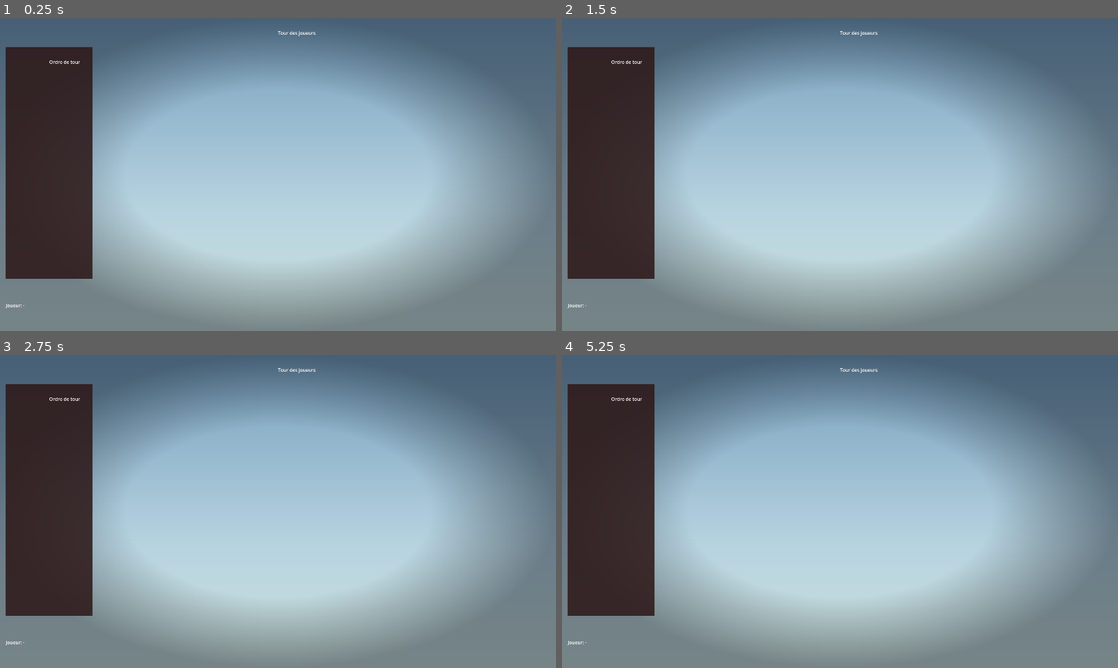
Above: before the commit, frames 1-4 (two rows, left to right).
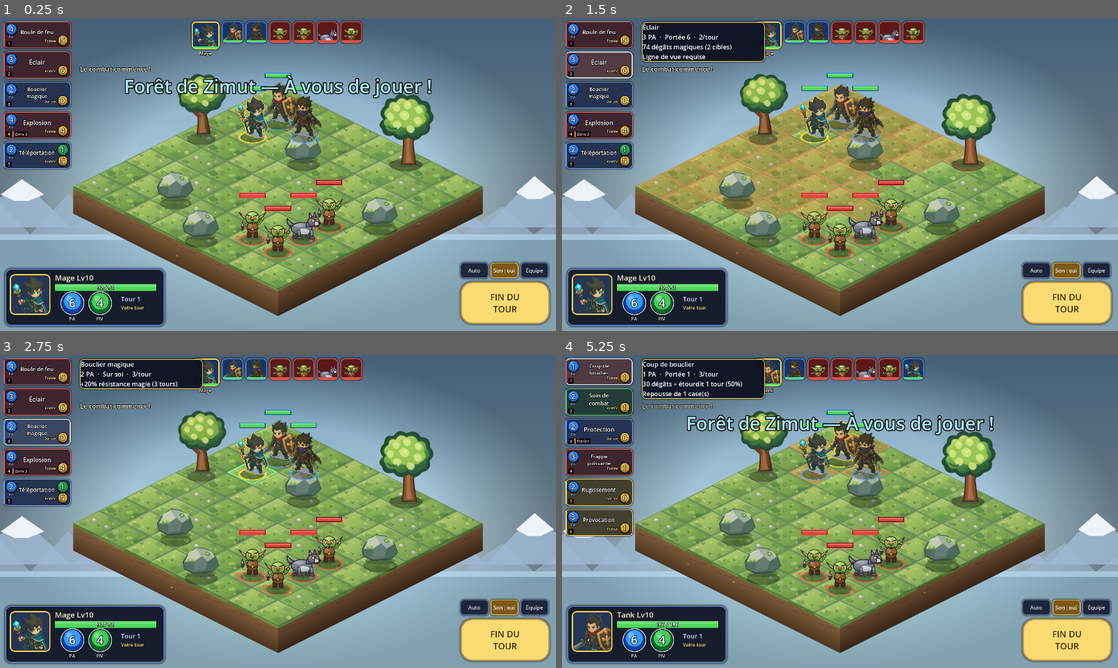
Above: after the commit, the same moments.

Repository: CharlieG42/Zimut
Game: Godot game, scene res://scenes/Main.tscn
Two runs of this game, one before a commit and one after it. Both use one fixed random seed, a clock stepped at 60 frames per second and the inputs below. This scene is started directly instead of the project's main scene.
Inputs (mouse positions are in pixels of both pictures, inside the frame that each line leads up to):
- Up to frame 1 (0.25 s): no input
- Up to frame 2 (1.5 s): click (600, 33) at 0.5 s, where only the run after the commit has a clickable "Boule de feu"; click (600, 64) at 1.25 s, where only the run after the commit has a clickable "Éclair"
- Up to frame 3 (2.75 s): click (38, 433) at 2 s, where only the run after the commit has a clickable "Bouclier magique"
- Up to frame 4 (5.25 s): click (600, 461) at 2.75 s, where only the run after the commit has a clickable "Explosion"; click (600, 492) at 3.5 s, where only the run after the commit has a clickable "Téléportation"; click (1067, 639) at 4.25 s, where only the run after the commit has a clickable "FIN DU TOUR"; click (600, 370) at 5 s, where only the run after the commit has a clickable "Coup de bouclier"

The runs differ from the first frame. In frame 1, 66% of the frame differs, in the area x 0-100%, y 0-100%; in frame 2, 68%; in frame 3, 67%; in frame 4, 68%.
Error before the commit: Parse Error: Could not parse global class "Cell" from "res://scripts/Cell.gd". (res://scripts/GridManager.gd:146)

Commit message:
Fix indentation in forest tile rendering loop

Diff:
--- a/prototype/zimut/scripts/Cell.gd
+++ b/prototype/zimut/scripts/Cell.gd
@@ -132,12 +132,12 @@
 	# ne pas les doubler par les détails procéduraux, afin de garder les unités lisibles.
 	if biome != "Forêt" or _forest_tile_texture == null:
 		for t: Array in _tufts:
-		var p: Vector2 = t[0]
-		var h: float = t[1]
-		var sway: float = t[2]
-		var tc: Color = t[3] if t.size() > 3 else _base.darkened(0.22)
-		draw_line(p, p + Vector2(sway, -h), tc, 1.6)
-		draw_line(p + Vector2(2, 0), p + Vector2(2 + sway * 0.6, -h * 0.7), tc.lightened(0.25), 1.4)
+			var p: Vector2 = t[0]
+			var h: float = t[1]
+			var sway: float = t[2]
+			var tc: Color = t[3] if t.size() > 3 else _base.darkened(0.22)
+			draw_line(p, p + Vector2(sway, -h), tc, 1.6)
+			draw_line(p + Vector2(2, 0), p + Vector2(2 + sway * 0.6, -h * 0.7), tc.lightened(0.25), 1.4)
 	if biome != "Forêt" or _forest_tile_texture == null:
 		for f: Array in _flowers:
 			var fp: Vector2 = f[0]
